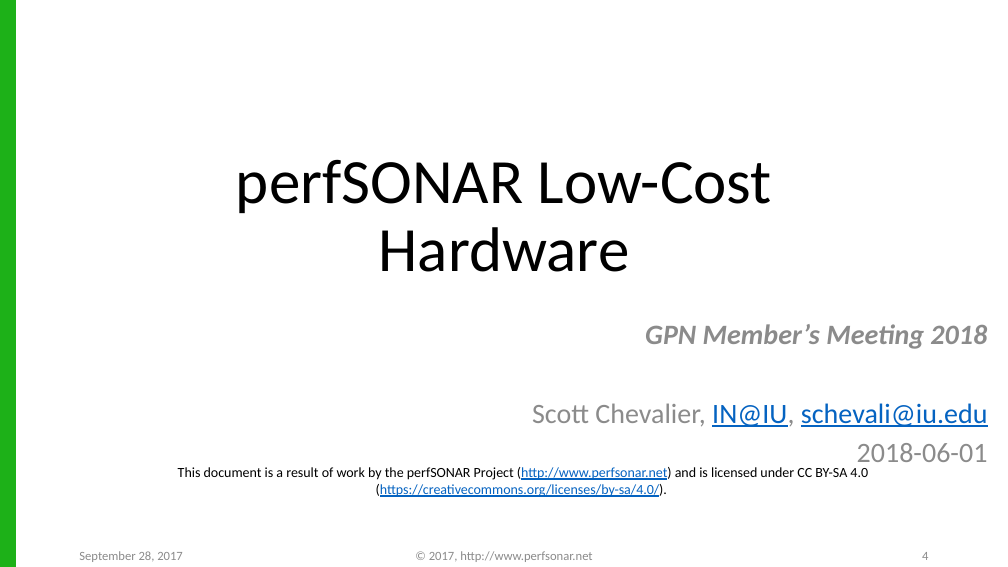
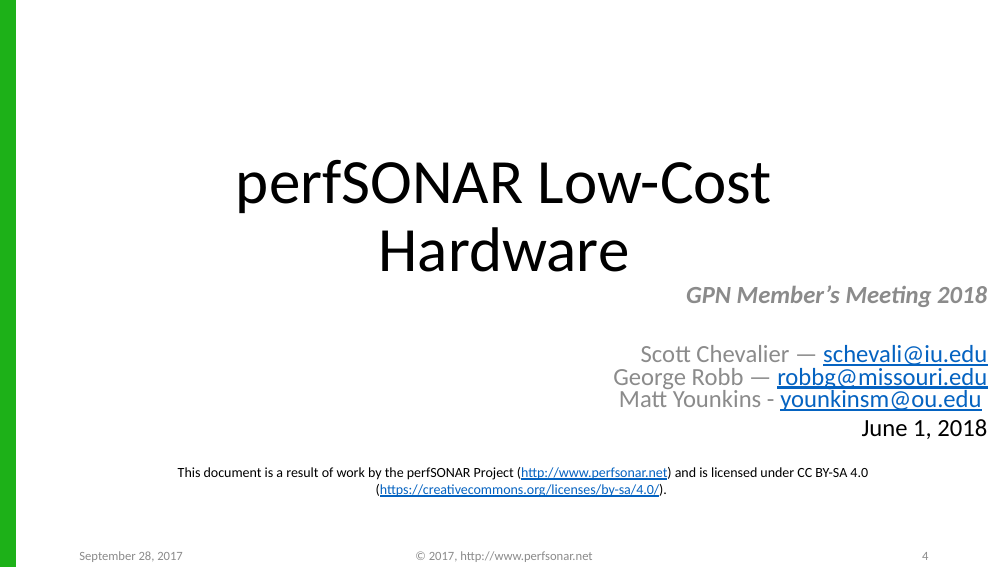
Before and after one commit to GreatPlainsNetwork/20180601-FIONAworkshop, a slide deck: slide 4 of presentations/GPN201806-perfSONAR-10-Hardware-Small_Nodes-v6.pptx. Drawn at 1008x567 pixels with LibreOffice and Linux fonts; fonts in the diff are those of the drawing; background and template pictures are left out. Boxes give left, top, right and bottom in pixels: in the first picture for what was removed or moved away, otherwise in the second. Text is boxed around its words. In the diff, an @@ line names an element or a change of style, - is before the commit and + after.

```diff
--- a/presentations/GPN201806-perfSONAR-10-Hardware-Small_Nodes-v6.pptx
+++ b/presentations/GPN201806-perfSONAR-10-Hardware-Small_Nodes-v6.pptx
@@ text "GPN Member’s Meeting 2018": place and size @@
-text "GPN Member’s Meeting 2018" at bbox=[532, 324, 988, 469]
+text "GPN Member’s Meeting 2018" at bbox=[613, 285, 987, 439]
@@ text at bbox=[686, 285, 987, 307]: size 20 to 17.6 pt in "GPN Member’s Meeting 2018" @@
@@ text at bbox=[613, 345, 987, 439]: text changed; size 20 to 17.6 pt; text colour #8C8C8C to #0563C1 @@
-Scott Chevalier, IN@IU, schevali@iu.edu
-2018-06-01
+Scott Chevalier — schevali@iu.edu
+George Robb — robbg@missouri.edu
+Matt Younkins - younkinsm@ou.edu
+June 1, 2018
```
Also in this commit, not shown: 1 other slide changed, 2 other files.
